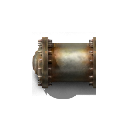
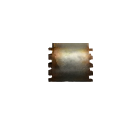
Before/after of a 128x128 layered artwork. What changed in the layer stack:
hid "Layer 1" over [32, 32, 96, 99]
